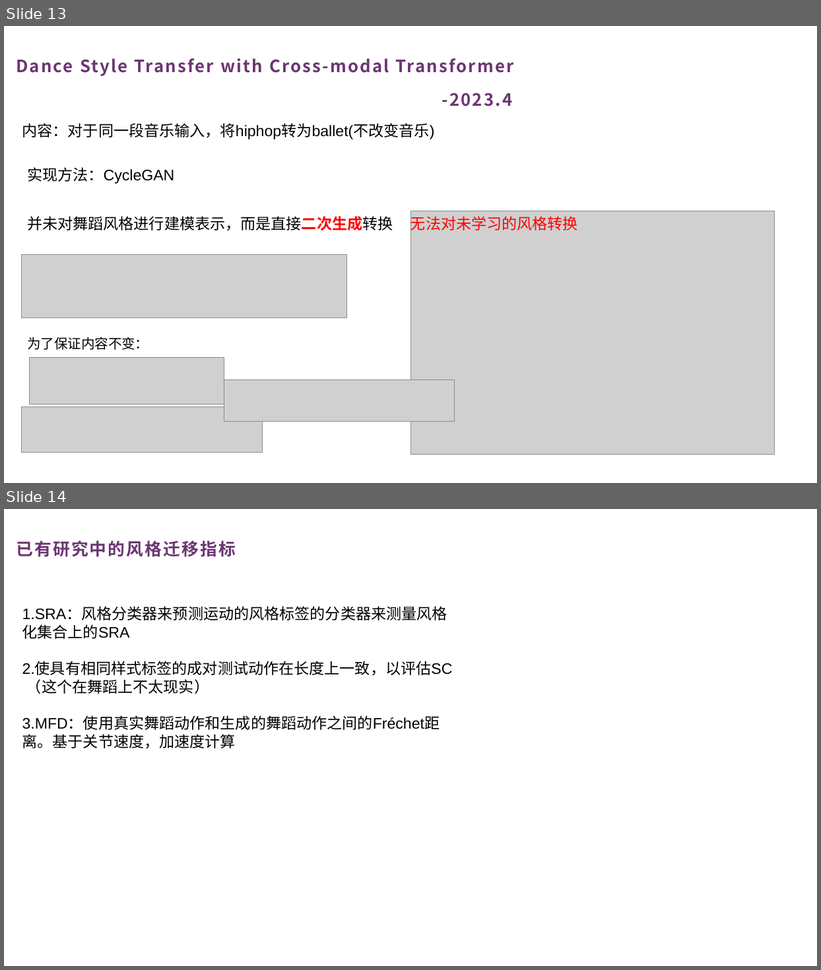
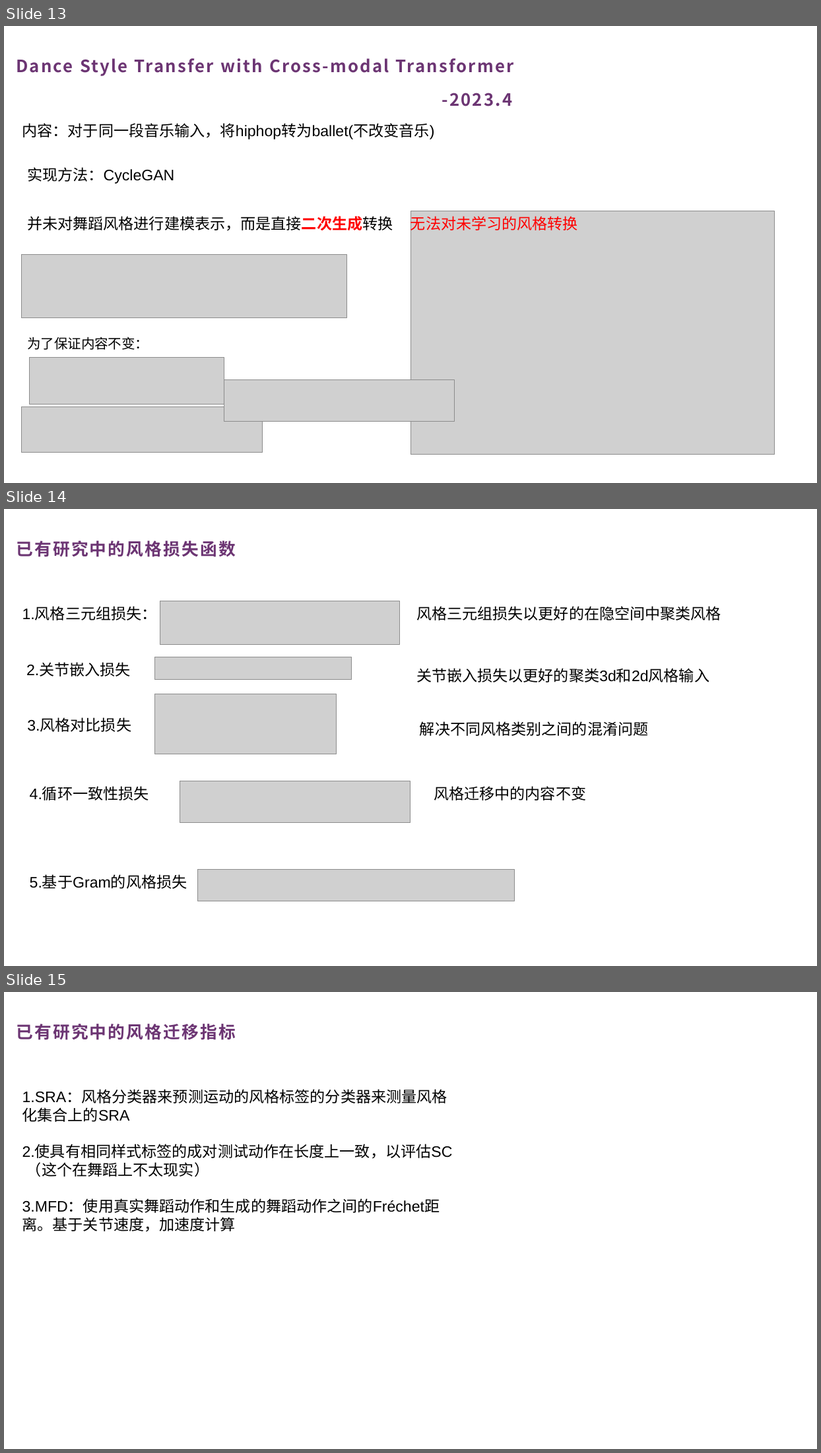
Before and after one commit to Ein-verlass/StyleTransferDatasets, a slide deck: 第一周汇报.pptx. Shown one above the other, each under a label of ours: slides 13 and 14 before the commit, slides 13, 14 and 15 after it. The pictures are 821x970 and 821x1453 pixels, drawn with LibreOffice and Linux fonts; fonts in the diff are those of the drawing; grey boxes stand for pictures. Boxes give left, top, right and bottom in pixels: in the first picture for what was removed or moved away, otherwise in the second. Text is boxed around its words. In the diff, an @@ line names an element or a change of style, - is before the commit and + after.

```diff
--- a/第一周汇报.pptx
+++ b/第一周汇报.pptx
@@ slide 14 added at box(4, 509, 817, 966), background #FFFFFF @@
@@ text added at box(16, 541, 235, 557), 20 pt, text #6C3573, bold @@
+已有研究中的风格损失函数
@@ text added at box(22, 607, 157, 621), 18 pt, text #000000 @@
+1.风格三元组损失：
@@ picture added at box(160, 601, 399, 644) @@
@@ text added at box(416, 606, 721, 621), 18 pt, text #000000 @@
+风格三元组损失以更好的在隐空间中聚类风格
@@ text added at box(26, 663, 131, 677), 18 pt, text #000000 @@
+2.关节嵌入损失
@@ picture added at box(154, 657, 352, 680) @@
@@ text added at box(416, 668, 710, 683), 18 pt, text #000000 @@
+关节嵌入损失以更好的聚类3d和2d风格输入
@@ picture added at box(154, 694, 336, 755) @@
@@ text added at box(27, 719, 131, 732), 18 pt, text #000000 @@
+3.风格对比损失
@@ text added at box(420, 722, 648, 736), 18 pt, text #000000 @@
+解决不同风格类别之间的混淆问题
@@ picture added at box(180, 782, 411, 823) @@
@@ text added at box(30, 788, 149, 801), 18 pt, text #000000 @@
+4.循环一致性损失
@@ text added at box(434, 786, 586, 801), 18 pt, text #000000 @@
+风格迁移中的内容不变
@@ text added at box(30, 875, 187, 889), 18 pt, text #000000 @@
+5.基于Gram的风格损失
@@ picture added at box(197, 870, 515, 902) @@
@@ what was slide 14 is now slide 15 @@
```
Also in this commit, not shown: 3 slides changed, 1 other slide added.
